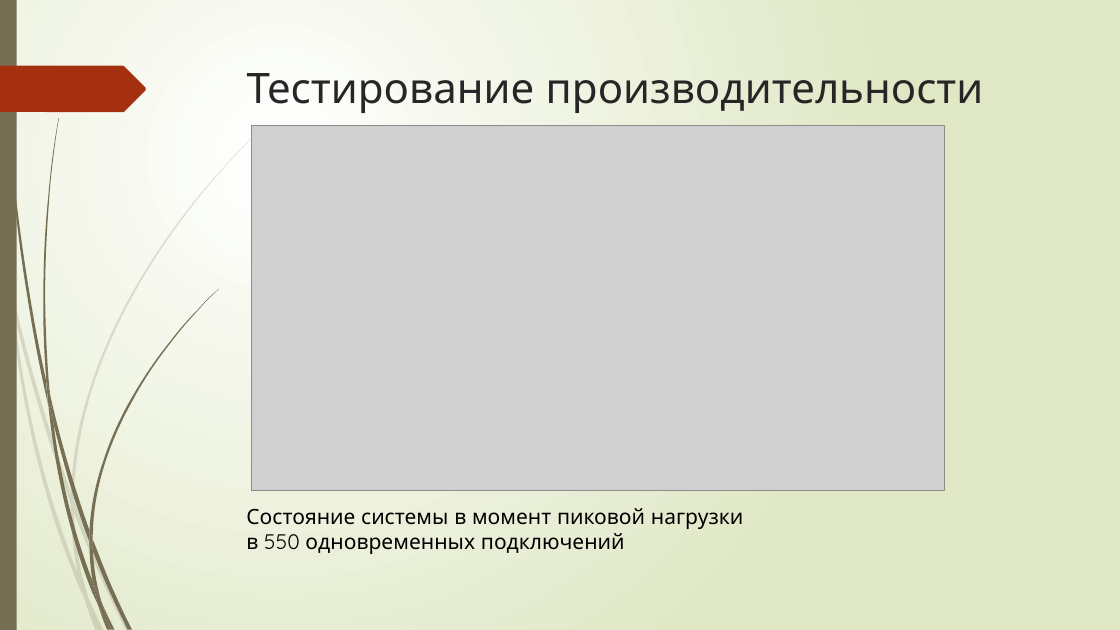
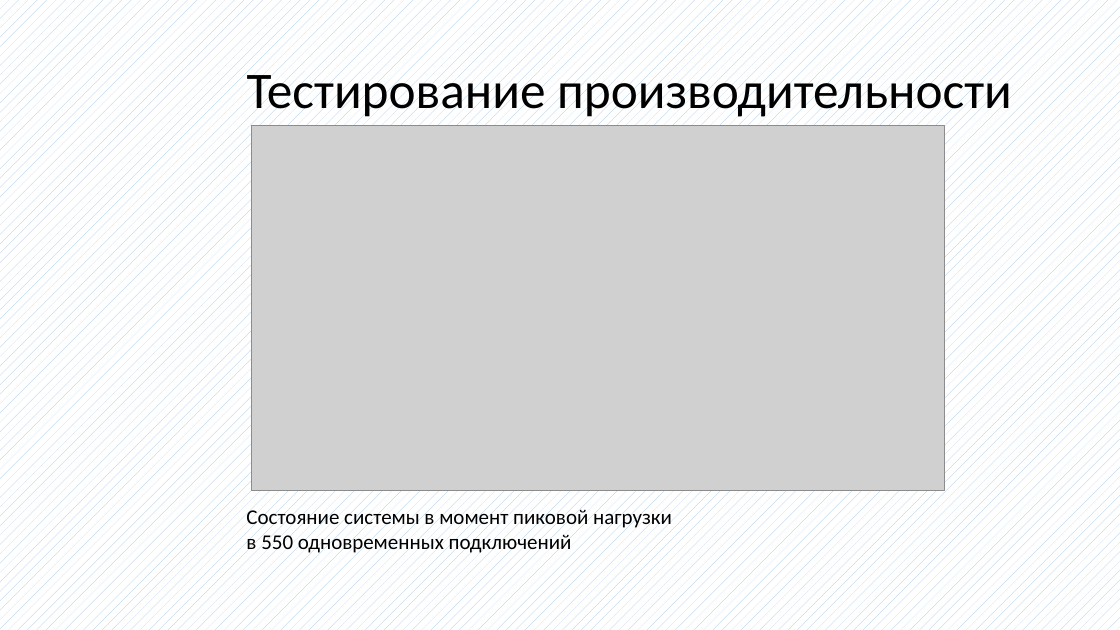
Before and after one commit to bobs4462/tachyon, a slide deck: slide 17 of docs/Презентация ВКР.pptx (slide 19 before the commit). Drawn at 1120x630 pixels with LibreOffice and Linux fonts; fonts in the diff are those of the drawing; grey boxes stand for pictures. Boxes give left, top, right and bottom in pixels: in the first picture for what was removed or moved away, otherwise in the second. Text is boxed around its words. In the diff, an @@ line names an element or a change of style, - is before the commit and + after.

```diff
--- a/docs/Презентация ВКР.pptx
+++ b/docs/Презентация ВКР.pptx
@@ background gradient #FFFFFF to #DFE8C4 to pattern #9DC3E6 on #FFFFFF @@
@@ rectangle removed at box(0, 0, 17, 630) @@
@@ title "Тестирование производительности" at box(247, 65, 1012, 120): size 36 to 44 pt, font Quicksand to Calibri, text colour #262626 to #000000; line spacing 1 to 0.9; vertical alignment top to middle @@
@@ freeform shape removed at box(0, 66, 146, 112) @@
@@ text "Состояние системы в момент пиковой ..." at box(246, 506, 672, 556): font Quicksand to Calibri @@
@@ group removed at box(0, 129, 262, 630): 10 freeform shapes @@
@@ group removed at box(3, 0, 218, 630): 12 freeform shapes @@
```
Also in this commit, not shown: 10 other slides changed, 6 slides added, 8 slides removed, 1 other file.
